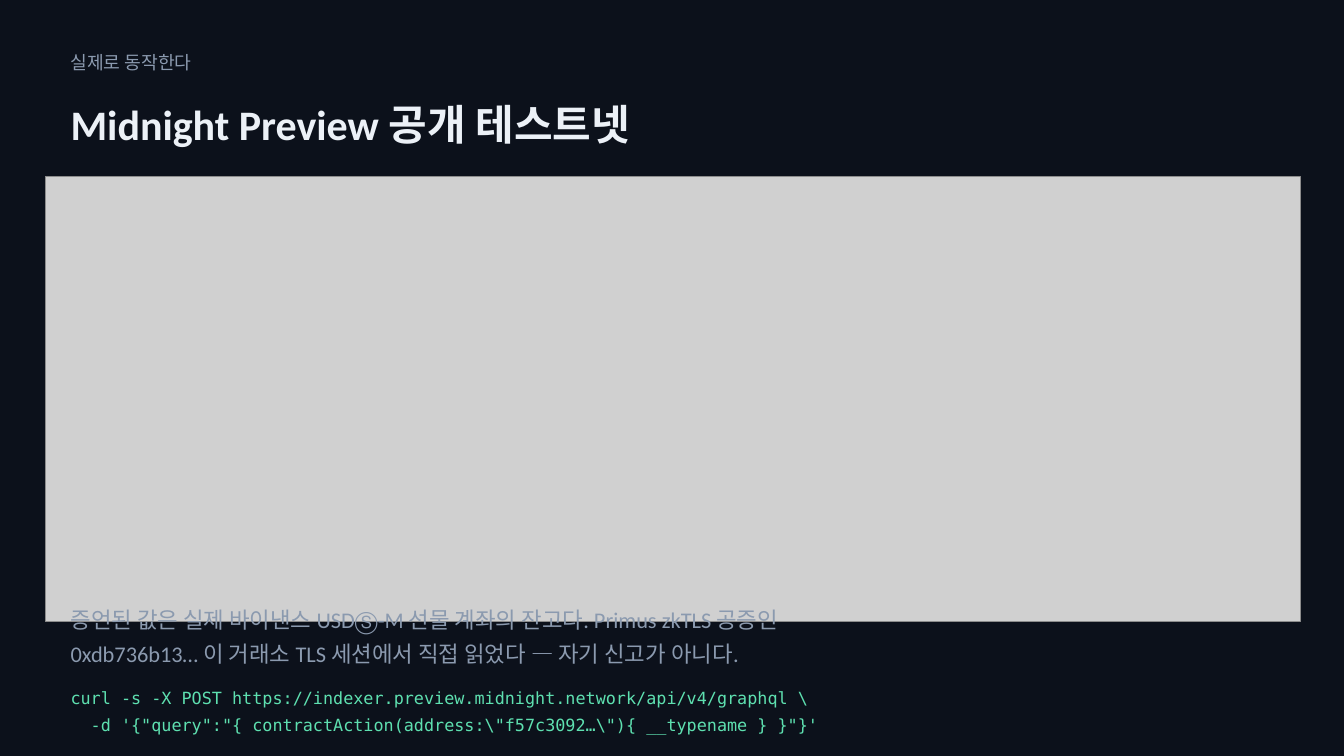
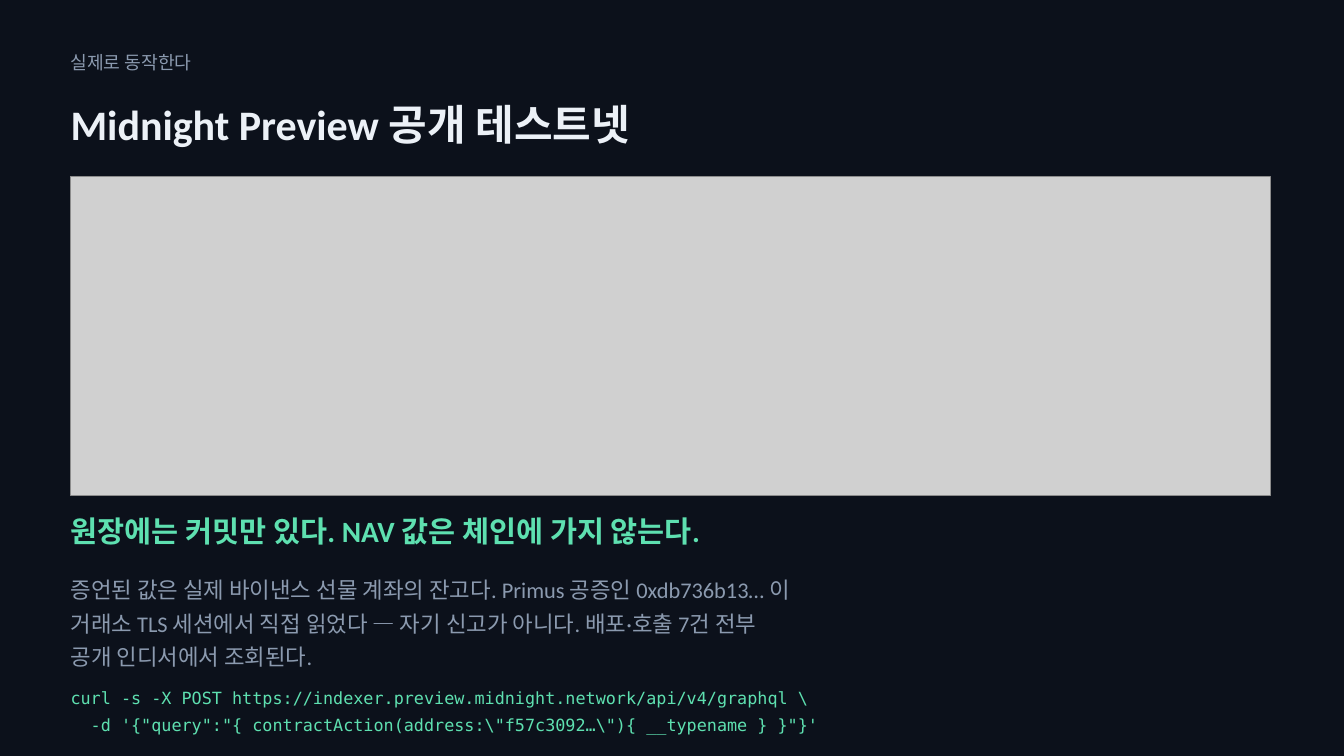
Before and after one commit to SeoDongOk/proof-of-track-record, a slide deck: slide 11 of deck/proof-of-track-record.pptx. Drawn at 1344x756 pixels with LibreOffice and Linux fonts; fonts in the diff are those of the drawing; grey boxes stand for pictures. Boxes give left, top, right and bottom in pixels: in the first picture for what was removed or moved away, otherwise in the second. Text is boxed around its words. In the diff, an @@ line names an element or a change of style, - is before the commit and + after.

```diff
--- a/deck/proof-of-track-record.pptx
+++ b/deck/proof-of-track-record.pptx
@@ picture: place and size @@
-picture at (45,176,1301,622)
+picture at (71,176,1270,496)
@@ text added at (71,517,700,545), 21 pt, text #5EE0B0, bold @@
+원장에는 커밋만 있다. NAV 값은 체인에 가지 않는다.
@@ text at (71,579,790,667): text changed @@
-증언된 값은 실제 바이낸스 USDⓈ-M 선물 계좌의 잔고다. Primus zkTLS 공증인
-0xdb736b13… 이 거래소 TLS 세션에서 직접 읽었다 — 자기 신고가 아니다.
+증언된 값은 실제 바이낸스 선물 계좌의 잔고다. Primus 공증인 0xdb736b13… 이
+거래소 TLS 세션에서 직접 읽었다 — 자기 신고가 아니다. 배포·호출 7건 전부
+공개 인디서에서 조회된다.
```
Also in this commit, not shown: 6 other slides changed, 26 other files.
